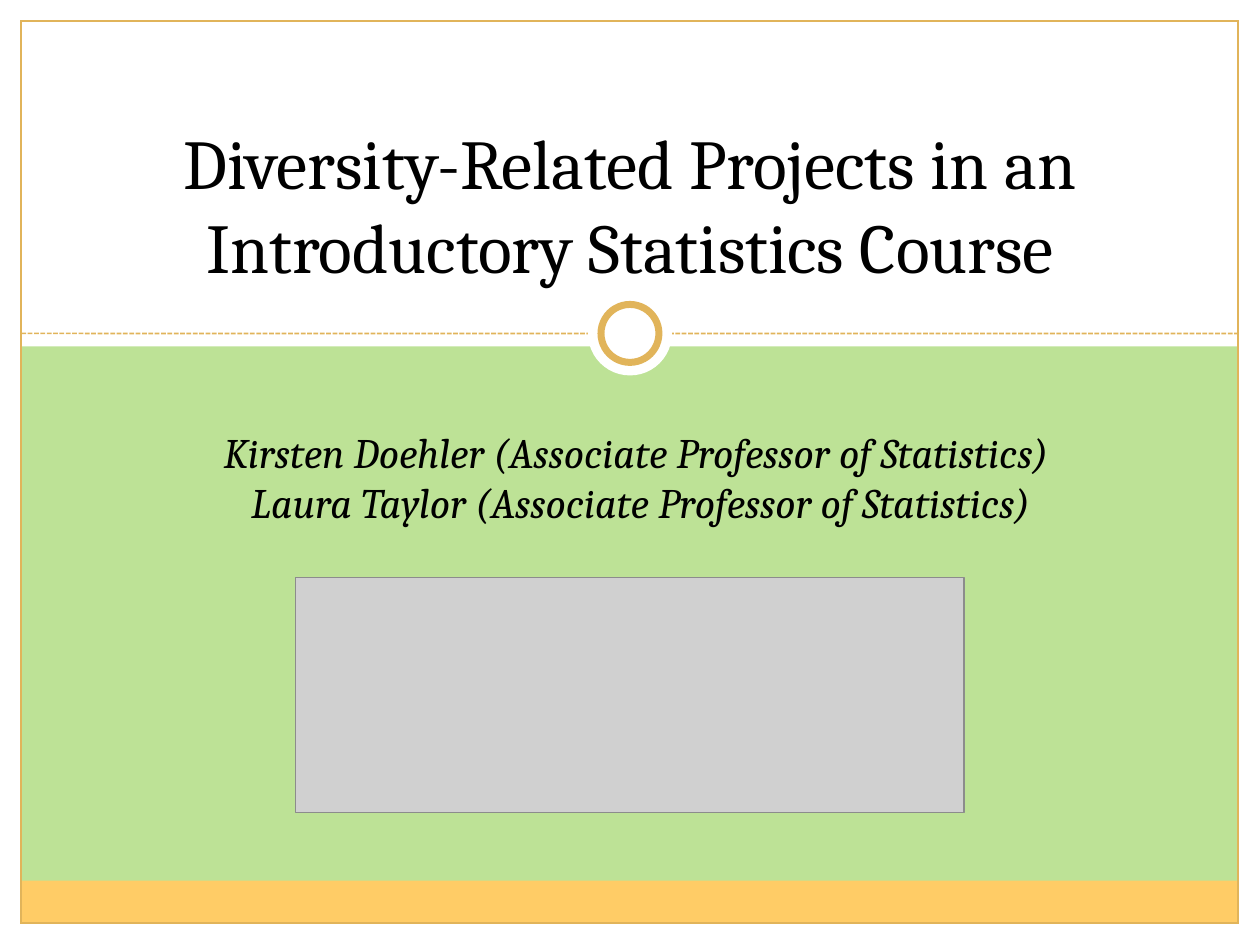
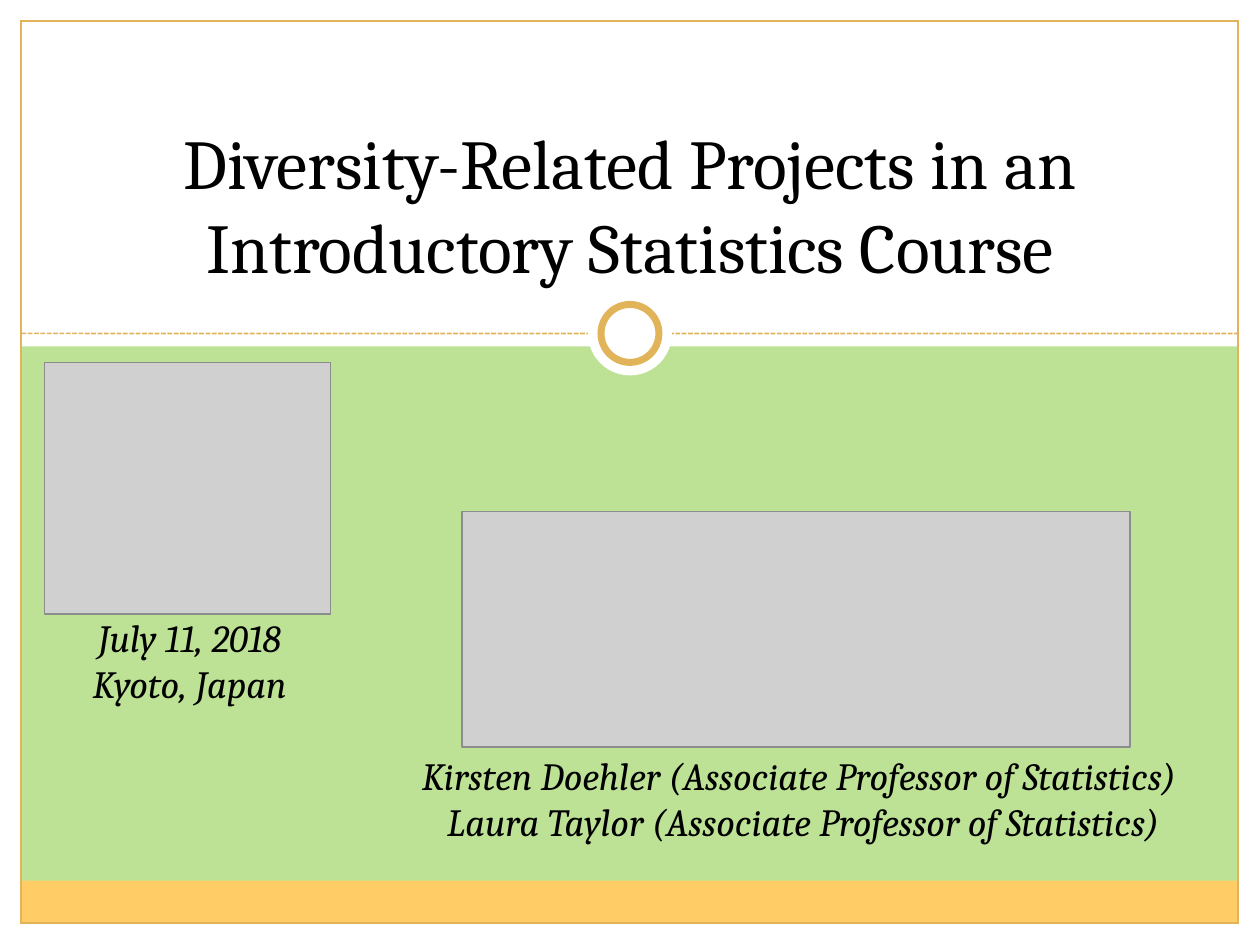
Before and after one commit to kirstendoehler/icots10_test, a slide deck: slide 1 of 2018 ICOTS - Doehler and Taylor.pptx. Drawn at 1260x945 pixels with LibreOffice and Linux fonts; fonts in the diff are those of the drawing; grey boxes stand for pictures. Boxes give left, top, right and bottom in pixels: in the first picture for what was removed or moved away, otherwise in the second. Text is boxed around its words. In the diff, an @@ line names an element or a change of style, - is before the commit and + after.

```diff
--- a/2018 ICOTS - Doehler and Taylor.pptx
+++ b/2018 ICOTS - Doehler and Taylor.pptx
@@ picture added at bbox=[44, 363, 330, 615] @@
@@ picture: place and size @@
-picture at bbox=[296, 577, 964, 813]
+picture at bbox=[462, 512, 1130, 747]
@@ text added at bbox=[93, 625, 287, 707], 22 pt, text #000000, italic @@
+July 11, 2018
+Kyoto, Japan
@@ text "Kirsten Doehler (Associate Professor of ...": place and size @@
-text "Kirsten Doehler (Associate Professor of ..." at bbox=[224, 438, 1049, 527]
+text "Kirsten Doehler (Associate Professor of ..." at bbox=[422, 763, 1176, 845]
@@ text "Kirsten Doehler (Associate Professor of ..." at bbox=[422, 763, 1176, 845]: size 24 to 22 pt @@
```
Also in this commit, not shown: 2 other slides changed.
